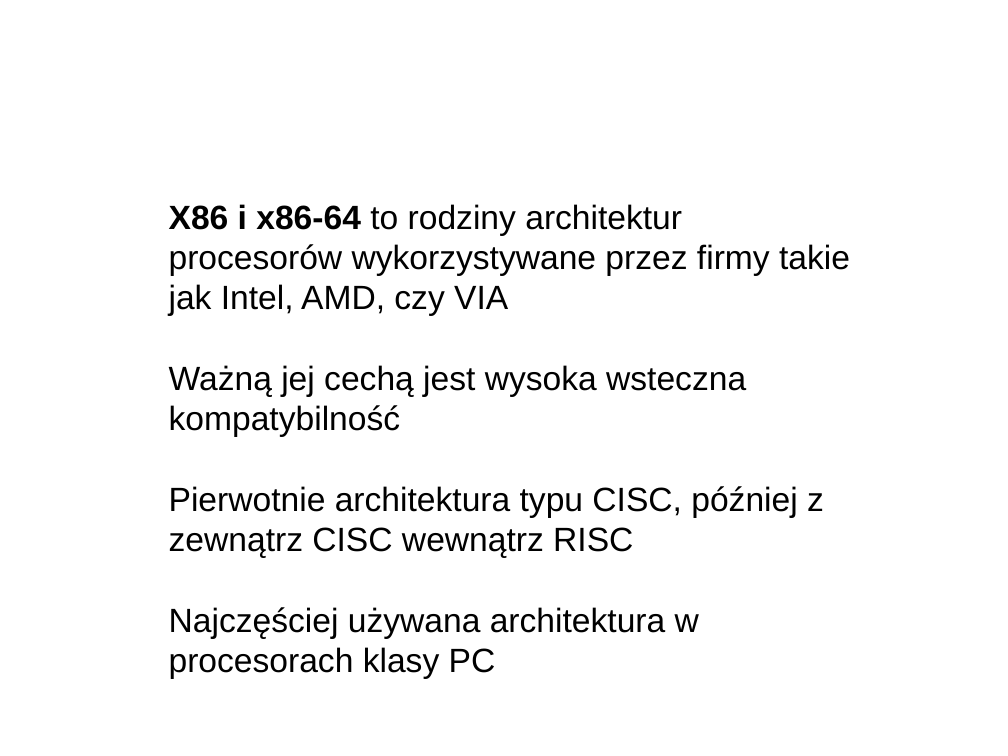
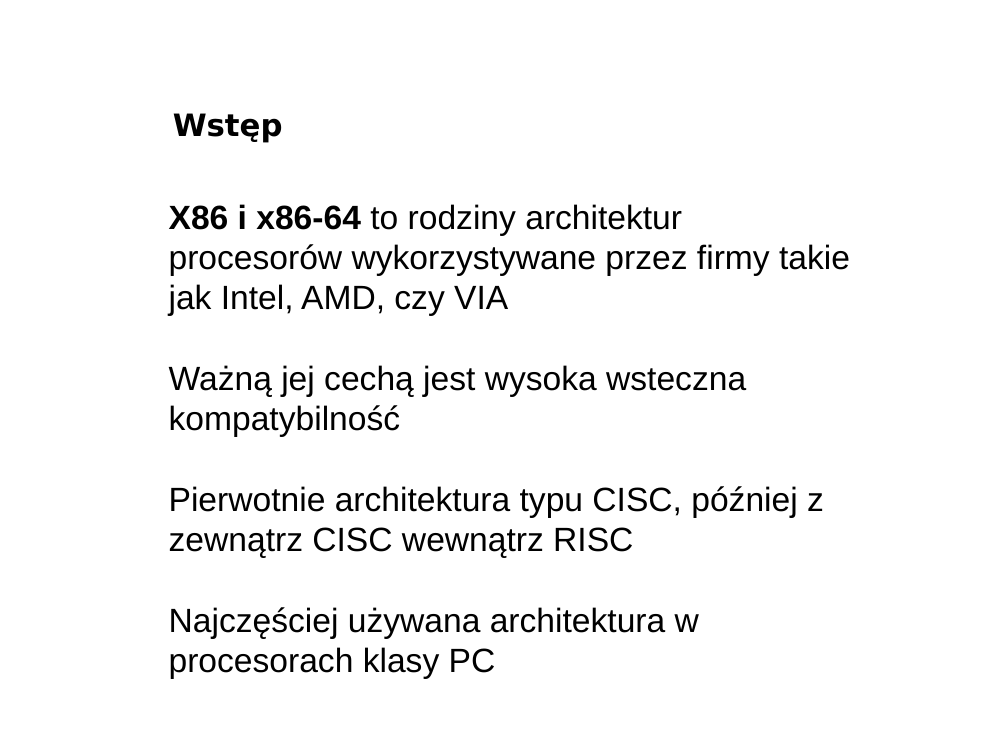
Before and after one commit to bercik/pn_prezentacja, a slide deck: slide 2 of prezentacja2.odp. Drawn at 1008x756 pixels with LibreOffice and Linux fonts; fonts in the diff are those of the drawing; background and template pictures are left out. Boxes give left, top, right and bottom in pixels: in the first picture for what was removed or moved away, otherwise in the second. Text is boxed around its words. In the diff, an @@ line names an element or a change of style, - is before the commit and + after.

Commit message:
plan

```diff
--- a/prezentacja2.odp
+++ b/prezentacja2.odp
@@ title added at box(173, 113, 283, 143), 22 pt, text #000000, bold @@
+Wstęp
```
